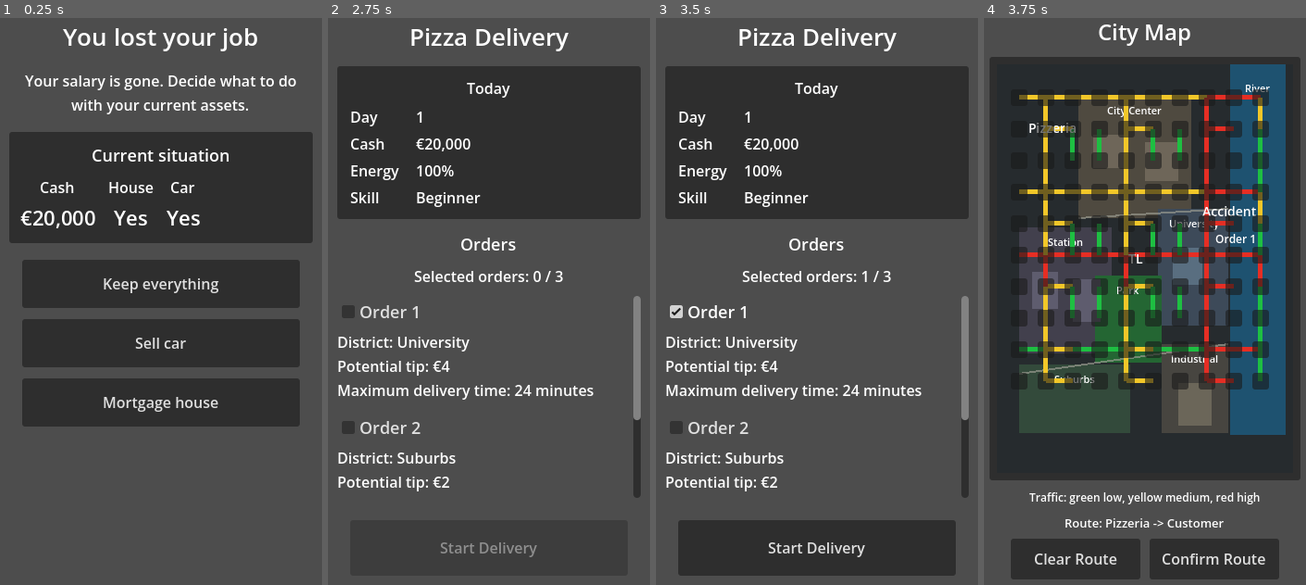
Above: before the commit, frames 1-4 (left to right).
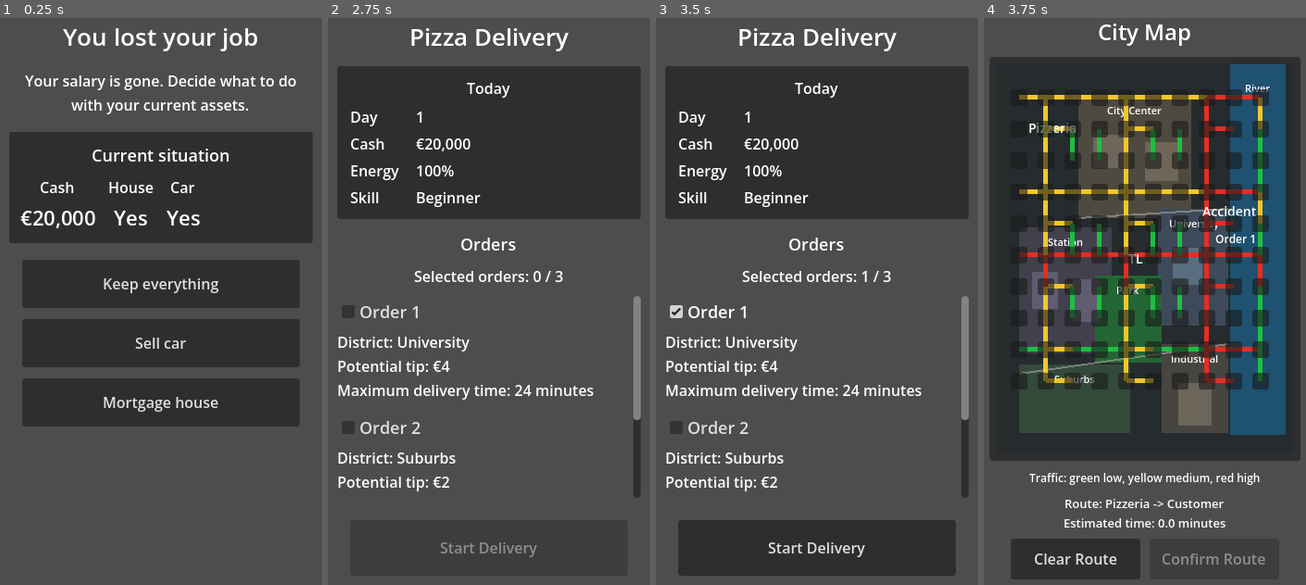
Above: after the commit, the same moments.

Repository: bubushen/project-ceo
Game: Godot game, scene res://main.tscn
Two runs of this game, one before a commit and one after it. Both use one fixed random seed, a clock stepped at 60 frames per second and the inputs below.
Inputs:
- Up to frame 1 (0.25 s): no input
- Up to frame 2 (2.75 s): click "Keep everything" at 0.5 s; click "Pizza Delivery" at 1.25 s; click "Confirm" at 2 s
- Up to frame 3 (3.5 s): click "Order 1" at 2.75 s
- Up to frame 4 (3.75 s): click "Start Delivery" at 3.5 s

Frames 1-3 are identical in both runs. In frame 4, 5.0% of the frame differs, in the area x 1-99%, y 77-97%.

Commit message:
feat: improve pizza delivery route ux

Diff:
--- a/UI/city_map/city_map.gd
+++ b/UI/city_map/city_map.gd
@@ -20,6 +20,8 @@
 const TRAFFIC_HIGH := Color(0.9, 0.18, 0.14, 1.0)
 const NODE_NORMAL := Color.WHITE
 const NODE_SELECTED := Color(0.35, 0.75, 1.0, 1.0)
+const NODE_AVAILABLE := Color(0.45, 1.0, 0.55, 1.0)
+const NODE_FADED := Color(0.55, 0.55, 0.55, 0.75)
 
 const CUSTOMER_LOCATIONS := {
 	"City Center": Vector2(140, 110),
@@ -51,6 +53,8 @@
 	_clear_route_button.pressed.connect(_on_clear_route_pressed)
 	_confirm_route_button.pressed.connect(_on_confirm_route_pressed)
 	_refresh_route_display()
+	_refresh_route_controls()
+	_refresh_node_highlights()
 
 
 func show_orders(selected_orders: Array) -> void:
@@ -189,9 +193,10 @@
 		return
 
 	_selected_route_nodes.append(node_id)
-	_highlight_node(node_id, true)
+	_refresh_node_highlights()
 	_refresh_route_display()
 	_refresh_route_line()
+	_refresh_route_controls()
 
 
 func _can_select_node(node_id: String) -> bool:
@@ -208,7 +213,7 @@
 
 
 func _on_confirm_route_pressed() -> void:
-	if _selected_route_nodes.is_empty() or _selected_orders.is_empty():
+	if not _can_confirm_route():
 		return
 
 	var result: Dictionary = _calculate_delivery_result()
@@ -218,19 +223,38 @@
 
 func _clear_route() -> void:
 	_selected_route_nodes.clear()
-	for node_id in _node_buttons:
-		_highlight_node(node_id, false)
-
 	_route_line.clear_points()
 	_refresh_route_display()
-
-
-func _highlight_node(node_id: String, is_selected: bool) -> void:
+	_refresh_route_controls()
+	_refresh_node_highlights()
+
+
+func _set_node_state(node_id: String, state_color: Color) -> void:
 	var button := _node_buttons[node_id] as Button
-	if is_selected:
-		button.modulate = NODE_SELECTED
-	else:
-		button.modulate = NODE_NORMAL
+	button.modulate = state_color
+
+
+func _refresh_node_highlights() -> void:
+	var valid_next_nodes: Array = _valid_next_nodes()
+	for node_id in _node_buttons:
+		var node_id_string: String = str(node_id)
+		if _selected_route_nodes.has(node_id_string):
+			_set_node_state(node_id_string, NODE_SELECTED)
+		elif valid_next_nodes.has(node_id_string):
+			_set_node_state(node_id_string, NODE_AVAILABLE)
+		elif _selected_route_nodes.is_empty():
+			_set_node_state(node_id_string, NODE_NORMAL)
+		else:
+			_set_node_state(node_id_string, NODE_FADED)
+
+
+func _valid_next_nodes() -> Array:
+	if _selected_route_nodes.is_empty():
+		return [START_NODE_ID]
+
+	var previous_node: String = _selected_route_nodes.back()
+	var connected_nodes: Array = _node_adjacency.get(previous_node, [])
+	return connected_nodes
 
 
 func _refresh_route_line() -> void:
@@ -250,7 +274,18 @@
 	for node_id in _selected_route_nodes:
 		route_text += " -> " + node_id
 
-	_route_label.text = route_text + " -> Customer"
+	_route_label.text = "%s -> Customer\nEstimated time: %.1f minutes" % [
+		route_text,
+		_calculate_route_time(),
+	]
+
+
+func _refresh_route_controls() -> void:
+	_confirm_route_button.disabled = not _can_confirm_route()
+
+
+func _can_confirm_route() -> bool:
+	return _selected_route_nodes.size() >= 2 and not _selected_orders.is_empty()
 
 
 func _calculate_delivery_result() -> Dictionary:
--- a/UI/dashboard/dashboard.gd
+++ b/UI/dashboard/dashboard.gd
@@ -53,9 +53,9 @@
 
 
 func _format_cash(value: int) -> String:
-	var sign := ""
+	var sign_text := ""
 	if value < 0:
-		sign = "-"
+		sign_text = "-"
 
 	var digits := str(abs(value))
 	var groups := ""
@@ -63,7 +63,7 @@
 		groups = "," + digits.substr(digits.length() - 3, 3) + groups
 		digits = digits.substr(0, digits.length() - 3)
 
-	return "€%s%s%s" % [sign, digits, groups]
+	return "€%s%s%s" % [sign_text, digits, groups]
 
 
 func _format_bool(value: bool) -> String:
--- a/UI/delivery_result/delivery_result.gd
+++ b/UI/delivery_result/delivery_result.gd
@@ -19,9 +19,9 @@
 
 
 func _format_cash(value: int) -> String:
-	var sign := ""
+	var sign_text := ""
 	if value < 0:
-		sign = "-"
+		sign_text = "-"
 
 	var digits := str(abs(value))
 	var groups := ""
@@ -29,4 +29,4 @@
 		groups = "," + digits.substr(digits.length() - 3, 3) + groups
 		digits = digits.substr(0, digits.length() - 3)
 
-	return "€%s%s%s" % [sign, digits, groups]
+	return "€%s%s%s" % [sign_text, digits, groups]
--- a/UI/delivery_result/delivery_result.tscn
+++ b/UI/delivery_result/delivery_result.tscn
@@ -62,7 +62,7 @@
 
 [node name="BasePayLabel" type="Label" parent="MarginContainer/VBoxContainer/ResultPanel/ResultMargin/ResultGrid"]
 layout_mode = 2
-text = "Base pay total"
+text = "Base pay"
 
 [node name="BasePayValue" type="Label" parent="MarginContainer/VBoxContainer/ResultPanel/ResultMargin/ResultGrid"]
 unique_name_in_owner = true
@@ -71,7 +71,7 @@
 
 [node name="TipTotalLabel" type="Label" parent="MarginContainer/VBoxContainer/ResultPanel/ResultMargin/ResultGrid"]
 layout_mode = 2
-text = "Tip total"
+text = "Tips"
 
 [node name="TipTotalValue" type="Label" parent="MarginContainer/VBoxContainer/ResultPanel/ResultMargin/ResultGrid"]
 unique_name_in_owner = true
@@ -89,7 +89,7 @@
 
 [node name="RouteTimeLabel" type="Label" parent="MarginContainer/VBoxContainer/ResultPanel/ResultMargin/ResultGrid"]
 layout_mode = 2
-text = "Estimated route time"
+text = "Route time"
 
 [node name="RouteTimeValue" type="Label" parent="MarginContainer/VBoxContainer/ResultPanel/ResultMargin/ResultGrid"]
 unique_name_in_owner = true
--- a/UI/opening_screen/opening_screen.gd
+++ b/UI/opening_screen/opening_screen.gd
@@ -39,9 +39,9 @@
 
 
 func _format_cash(value: int) -> String:
-	var sign := ""
+	var sign_text := ""
 	if value < 0:
-		sign = "-"
+		sign_text = "-"
 
 	var digits := str(abs(value))
 	var groups := ""
@@ -49,7 +49,7 @@
 		groups = "," + digits.substr(digits.length() - 3, 3) + groups
 		digits = digits.substr(0, digits.length() - 3)
 
-	return "€%s%s%s" % [sign, digits, groups]
+	return "€%s%s%s" % [sign_text, digits, groups]
 
 
 func _format_bool(value: bool) -> String:
--- a/UI/pizza_delivery/pizza_delivery.gd
+++ b/UI/pizza_delivery/pizza_delivery.gd
@@ -130,9 +130,9 @@
 
 
 func _format_cash(value: int) -> String:
-	var sign := ""
+	var sign_text := ""
 	if value < 0:
-		sign = "-"
+		sign_text = "-"
 
 	var digits := str(abs(value))
 	var groups := ""
@@ -140,4 +140,4 @@
 		groups = "," + digits.substr(digits.length() - 3, 3) + groups
 		digits = digits.substr(0, digits.length() - 3)
 
-	return "€%s%s%s" % [sign, digits, groups]
+	return "€%s%s%s" % [sign_text, digits, groups]
